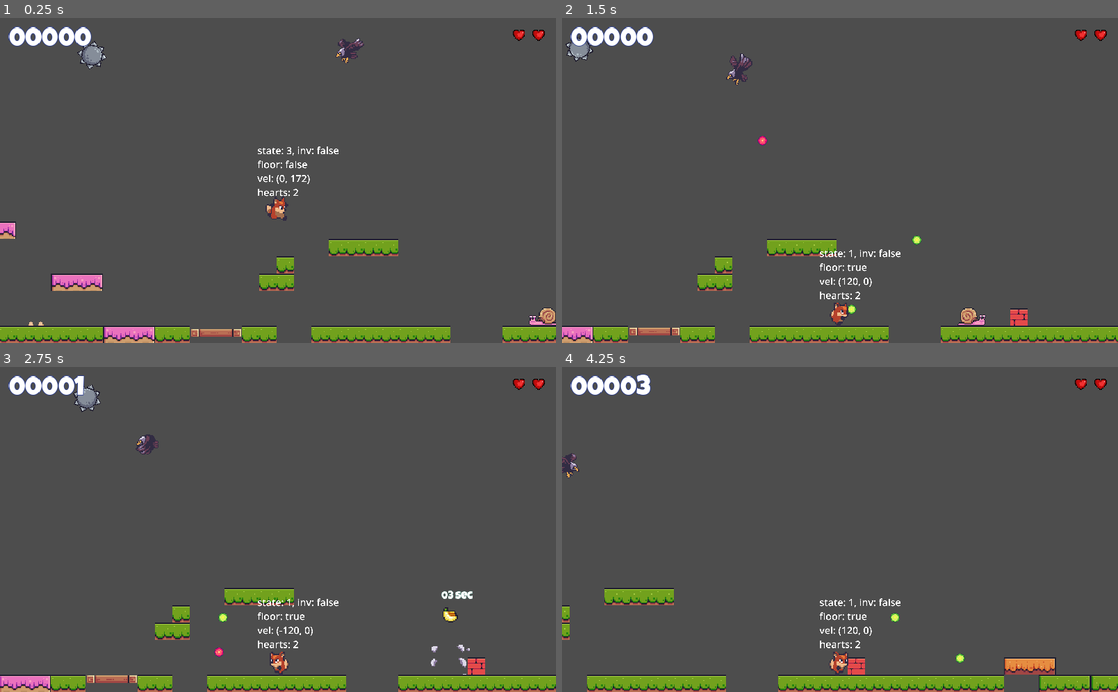
Above: before the commit, frames 1-4 (two rows, left to right).
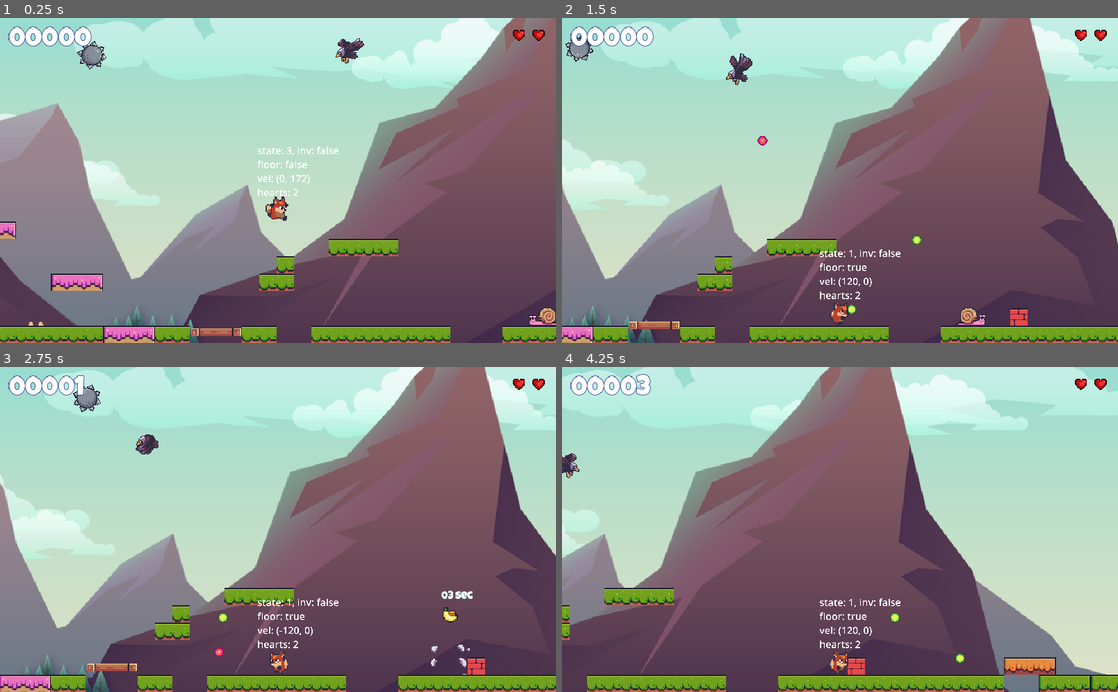
Above: after the commit, the same moments.

Repository: justknick/FoxyAntics
Game: Godot game, scene res://scenes/level_base/level_base.tscn
Two runs of this game, one before a commit and one after it. Both use one fixed random seed, a clock stepped at 60 frames per second and the inputs below.
Inputs:
- Up to frame 1 (0.25 s): no input
- Up to frame 2 (1.5 s): hold D (right) from 0.53 s (still down); tap Ctrl (shoot) at 0.6, 1.35 s; tap Space (jump) at 0.77 s
- Up to frame 3 (2.75 s): tap Space (jump) at 1.52 s; release D (right) at 2.03 s; hold A (left) from 2.03 s (still down); tap Ctrl (shoot) at 2.1 s
- Up to frame 4 (4.25 s): release A (left) at 2.78 s; hold D (right) from 2.78 s (still down); tap Ctrl (shoot) at 2.85, 3.6 s; tap Space (jump) at 3.02, 3.77 s

The runs differ from the first frame. In frame 1, 79% of the frame differs, in the area x 0-100%, y 0-100%; in frame 2, 77%; in frame 3, 78%; in frame 4, 76%.

Commit message:
Section 173.46 - Parallax Background // updated checkpoint scene (plays sound once), updated dir (reorganized dir paths)

Diff:
--- a/scenes/boss/boss.tscn
+++ b/scenes/entities/boss/boss.tscn
@@ -1,6 +1,6 @@
 [gd_scene load_steps=23 format=3 uid="uid://b7axudj1l0t7q"]
 
-[ext_resource type="Script" path="res://scenes/boss/boss.gd" id="1_5w2yp"]
+[ext_resource type="Script" path="res://scenes/entities/boss/boss.gd" id="1_5w2yp"]
 [ext_resource type="Texture2D" uid="uid://dj7yhd2k51jge" path="res://assets/enemies/boss/boss.png" id="1_7nc2m"]
 
 [sub_resource type="Animation" id="Animation_wripw"]
--- a/scenes/enemy/eagle.tscn
+++ b/scenes/entities/enemy/eagle.tscn
@@ -1,9 +1,9 @@
 [gd_scene load_steps=12 format=3 uid="uid://bjqv10wid6law"]
 
-[ext_resource type="PackedScene" uid="uid://cqtvgqts82kcg" path="res://scenes/enemy/enemy_base.tscn" id="1_2qkqk"]
+[ext_resource type="PackedScene" uid="uid://cqtvgqts82kcg" path="res://scenes/entities/enemy/enemy_base.tscn" id="1_2qkqk"]
 [ext_resource type="Texture2D" uid="uid://y3v8mdqhc4xb" path="res://assets/enemies/eagle/eagle-attack.png" id="2_67r14"]
-[ext_resource type="Script" path="res://scenes/enemy/eagle.gd" id="2_771d2"]
-[ext_resource type="PackedScene" uid="uid://dt2s0rttigswf" path="res://scenes/shooter/shooter.tscn" id="3_jq6ib"]
+[ext_resource type="Script" path="res://scenes/entities/enemy/eagle.gd" id="2_771d2"]
+[ext_resource type="PackedScene" uid="uid://dt2s0rttigswf" path="res://scenes/game_objects/shooter/shooter.tscn" id="3_jq6ib"]
 
 [sub_resource type="AtlasTexture" id="AtlasTexture_df10g"]
 atlas = ExtResource("2_67r14")
--- a/scenes/enemy/enemy_base.tscn
+++ b/scenes/entities/enemy/enemy_base.tscn
@@ -1,6 +1,6 @@
 [gd_scene load_steps=2 format=3 uid="uid://cqtvgqts82kcg"]
 
-[ext_resource type="Script" path="res://scenes/enemy/enemy_base.gd" id="1_8kc2p"]
+[ext_resource type="Script" path="res://scenes/entities/enemy/enemy_base.gd" id="1_8kc2p"]
 
 [node name="EnemyBase" type="CharacterBody2D" groups=["Moveables"]]
 collision_layer = 0
--- a/scenes/enemy/frog.tscn
+++ b/scenes/entities/enemy/frog.tscn
@@ -1,8 +1,8 @@
 [gd_scene load_steps=16 format=3 uid="uid://bq7hbknqj62qe"]
 
-[ext_resource type="PackedScene" uid="uid://cqtvgqts82kcg" path="res://scenes/enemy/enemy_base.tscn" id="1_ffakn"]
+[ext_resource type="PackedScene" uid="uid://cqtvgqts82kcg" path="res://scenes/entities/enemy/enemy_base.tscn" id="1_ffakn"]
 [ext_resource type="Texture2D" uid="uid://bf5spno8xkmgq" path="res://assets/enemies/frog/frog_sheet.png" id="2_ciiat"]
-[ext_resource type="Script" path="res://scenes/enemy/frog.gd" id="2_ydpv0"]
+[ext_resource type="Script" path="res://scenes/entities/enemy/frog.gd" id="2_ydpv0"]
 
 [sub_resource type="AtlasTexture" id="AtlasTexture_sbfxv"]
 atlas = ExtResource("2_ciiat")
--- a/scenes/enemy/snail.tscn
+++ b/scenes/entities/enemy/snail.tscn
@@ -1,7 +1,7 @@
 [gd_scene load_steps=6 format=3 uid="uid://d321l0hyqowwj"]
 
-[ext_resource type="PackedScene" uid="uid://cqtvgqts82kcg" path="res://scenes/enemy/enemy_base.tscn" id="1_bfn8m"]
-[ext_resource type="Script" path="res://scenes/enemy/snail.gd" id="2_chtkt"]
+[ext_resource type="PackedScene" uid="uid://cqtvgqts82kcg" path="res://scenes/entities/enemy/enemy_base.tscn" id="1_bfn8m"]
+[ext_resource type="Script" path="res://scenes/entities/enemy/snail.gd" id="2_chtkt"]
 [ext_resource type="SpriteFrames" uid="uid://coe3ar1cp50sj" path="res://resources/snail_sprite_frames.tres" id="3_6nylp"]
 
 [sub_resource type="CapsuleShape2D" id="CapsuleShape2D_t88oy"]
--- a/scenes/player/player.tscn
+++ b/scenes/entities/player/player.tscn
@@ -1,9 +1,9 @@
 [gd_scene load_steps=17 format=3 uid="uid://dk3qi27cdnhmw"]
 
-[ext_resource type="Script" path="res://scenes/player/player.gd" id="1_3k4xj"]
+[ext_resource type="Script" path="res://scenes/entities/player/player.gd" id="1_3k4xj"]
 [ext_resource type="Texture2D" uid="uid://csdgtexoviypb" path="res://assets/player/player.png" id="1_cajbo"]
-[ext_resource type="PackedScene" uid="uid://dureiicc7e3p0" path="res://scenes/player_camera/player_camera.tscn" id="3_06e1q"]
-[ext_resource type="PackedScene" uid="uid://dt2s0rttigswf" path="res://scenes/shooter/shooter.tscn" id="3_66x87"]
+[ext_resource type="PackedScene" uid="uid://dureiicc7e3p0" path="res://scenes/entities/player_camera/player_camera.tscn" id="3_06e1q"]
+[ext_resource type="PackedScene" uid="uid://dt2s0rttigswf" path="res://scenes/game_objects/shooter/shooter.tscn" id="3_66x87"]
 
 [sub_resource type="Animation" id="Animation_rq12a"]
 length = 0.001
--- a/scenes/player_camera/player_camera.tscn
+++ b/scenes/entities/player_camera/player_camera.tscn
@@ -1,6 +1,6 @@
 [gd_scene load_steps=2 format=3 uid="uid://dureiicc7e3p0"]
 
-[ext_resource type="Script" path="res://scenes/player_camera/player_camera.gd" id="1_to7hj"]
+[ext_resource type="Script" path="res://scenes/entities/player_camera/player_camera.gd" id="1_to7hj"]
 
 [node name="PlayerCamera" type="Camera2D"]
 zoom = Vector2(2, 2)
--- a/scenes/game_objects/checkpoint/checkpoint.gd
+++ b/scenes/game_objects/checkpoint/checkpoint.gd
@@ -5,6 +5,9 @@
 @onready var animation_tree: AnimationTree = $AnimationTree
 @onready var sprite_2d: Sprite2D = $Sprite2D
 @onready var checkpoint_sound: AudioStreamPlayer2D = $CheckpointSound
+@onready var collision_shape_2d: CollisionShape2D = $CollisionShape2D
+
+var _touched: bool = false
 
 
 func _ready() -> void:
@@ -19,5 +22,7 @@
 
 
 func _on_area_entered(area: Area2D) -> void:
-	SoundManager.play_clip(checkpoint_sound, "win")
-	print("level completed!")
+	if _touched == false:
+		SoundManager.play_clip(checkpoint_sound, "win")
+		print("level completed!")
+		_touched = true
--- a/scenes/environment/moving_platform.tscn
+++ b/scenes/game_objects/moving_platform/moving_platform.tscn
@@ -1,13 +1,14 @@
 [gd_scene load_steps=4 format=3 uid="uid://c3qe281o7dqxq"]
 
 [ext_resource type="Texture2D" uid="uid://brqcnnw7lwj4p" path="res://assets/tiles/Terrain (16x16).png" id="1_d52pe"]
-[ext_resource type="Script" path="res://scenes/environment/moving_platform.gd" id="1_mmtvt"]
+[ext_resource type="Script" path="res://scenes/game_objects/moving_platform/moving_platform.gd" id="1_mmtvt"]
 
 [sub_resource type="RectangleShape2D" id="RectangleShape2D_sgyk3"]
 size = Vector2(46, 6)
 
 [node name="MovingPlatform" type="AnimatableBody2D"]
 script = ExtResource("1_mmtvt")
+speed = 250.0
 
 [node name="Sprite2D" type="Sprite2D" parent="."]
 texture = ExtResource("1_d52pe")
--- /dev/null
+++ b/scenes/game_objects/parallax_background/parallax_background.gd
@@ -0,0 +1,92 @@
+extends ParallaxBackground
+# scale sky to 1 (follows camera)
+# take 1 and divide by number of layers
+
+const BG_FILES: Dictionary = {
+	# preload list of files is in specific order, for each level
+	1: [
+		preload("res://assets/backgrounds/game_background_1/layers/sky.png"),
+		preload("res://assets/backgrounds/game_background_1/layers/clouds_1.png"),
+		preload("res://assets/backgrounds/game_background_1/layers/clouds_2.png"),
+		preload("res://assets/backgrounds/game_background_1/layers/clouds_3.png"),
+		preload("res://assets/backgrounds/game_background_1/layers/clouds_4.png"),
+		preload("res://assets/backgrounds/game_background_1/layers/rocks_1.png"),
+		preload("res://assets/backgrounds/game_background_1/layers/rocks_2.png")
+	],
+	2: [
+		preload("res://assets/backgrounds/game_background_2/layers/sky.png"),
+		preload("res://assets/backgrounds/game_background_2/layers/birds.png"),
+		preload("res://assets/backgrounds/game_background_2/layers/clouds_1.png"),
+		preload("res://assets/backgrounds/game_background_2/layers/clouds_2.png"),
+		preload("res://assets/backgrounds/game_background_2/layers/clouds_3.png"),
+		preload("res://assets/backgrounds/game_background_2/layers/pines.png"),
+		preload("res://assets/backgrounds/game_background_2/layers/rocks_1.png"),
+		preload("res://assets/backgrounds/game_background_2/layers/rocks_2.png"),
+		preload("res://assets/backgrounds/game_background_2/layers/rocks_3.png")
+	],
+	3: [
+		preload("res://assets/backgrounds/game_background_3/layers/sky.png"),
+		preload("res://assets/backgrounds/game_background_3/layers/clouds_1.png"),
+		preload("res://assets/backgrounds/game_background_3/layers/clouds_2.png"),
+		preload("res://assets/backgrounds/game_background_3/layers/ground_1.png"),
+		preload("res://assets/backgrounds/game_background_3/layers/ground_2.png"),
+		preload("res://assets/backgrounds/game_background_3/layers/ground_3.png"),
+		preload("res://assets/backgrounds/game_background_3/layers/plant.png"),
+		preload("res://assets/backgrounds/game_background_3/layers/rocks.png")
+	],
+	4: [
+		preload("res://assets/backgrounds/game_background_4/layers/sky.png"),
+		preload("res://assets/backgrounds/game_background_4/layers/clouds_1.png"),
+		preload("res://assets/backgrounds/game_background_4/layers/clouds_2.png"),
+		preload("res://assets/backgrounds/game_background_4/layers/ground.png"),
+		preload("res://assets/backgrounds/game_background_4/layers/rocks.png")
+	]
+}
+
+@export_range(1, 4) var level_number: int
+
+var mirror_x: float = 1440.0
+var sprite_scale: Vector2 = Vector2(0.75, 0.75)
+
+
+func _ready():
+	add_backgrounds()
+
+
+func get_increment() -> float:
+	return 1.0 / BG_FILES[level_number].size()
+
+
+func get_sprite(t: Texture2D) -> Sprite2D:
+	var sprite = Sprite2D.new()
+	sprite.texture = t
+	sprite.scale = sprite_scale
+	sprite.offset = Vector2(0, 200)
+	return sprite
+
+
+func add_layer(t: Texture2D, time_offset: float) -> void:
+	var sprite = get_sprite(t)
+
+	var par_la = ParallaxLayer.new()
+	par_la.motion_mirroring = Vector2(mirror_x, 0)
+	par_la.motion_scale = Vector2(time_offset, 0)
+	par_la.add_child(sprite)
+
+	add_child(par_la)
+
+
+func add_backgrounds() -> void:
+	var increment = get_increment()
+	var time_offset = increment
+	var files_list = BG_FILES[level_number]
+
+	for index in range(files_list.size()):
+		var bg_file = files_list[index]
+		if index == 0:
+			# reason for using 1 is...
+			# this is the sky layer
+			add_layer(bg_file, 1)
+		else:
+			add_layer(bg_file, time_offset)
+			time_offset += increment
--- /dev/null
+++ b/scenes/game_objects/parallax_background/parallax_background.tscn
@@ -0,0 +1,7 @@
+[gd_scene load_steps=2 format=3 uid="uid://c7x0aw50ica4p"]
+
+[ext_resource type="Script" path="res://scenes/game_objects/parallax_background/parallax_background.gd" id="1_qd66a"]
+
+[node name="ParallaxBackground" type="ParallaxBackground"]
+script = ExtResource("1_qd66a")
+level_number = 1
--- a/scenes/shooter/shooter.tscn
+++ b/scenes/game_objects/shooter/shooter.tscn
@@ -1,6 +1,6 @@
 [gd_scene load_steps=2 format=3 uid="uid://dt2s0rttigswf"]
 
-[ext_resource type="Script" path="res://scenes/shooter/shooter.gd" id="1_161yl"]
+[ext_resource type="Script" path="res://scenes/game_objects/shooter/shooter.gd" id="1_161yl"]
 
 [node name="Shooter" type="Node2D"]
 script = ExtResource("1_161yl")
--- a/scenes/level_base/level_base.tscn
+++ b/scenes/level_base/level_base.tscn
@@ -1,17 +1,18 @@
-[gd_scene load_steps=15 format=4 uid="uid://hwq03drttkcj"]
+[gd_scene load_steps=16 format=4 uid="uid://hwq03drttkcj"]
 
 [ext_resource type="Script" path="res://scenes/level_base/level_base.gd" id="1_xxsck"]
 [ext_resource type="TileSet" uid="uid://7pj6fw0we01w" path="res://resources/terrain_tile_set.tres" id="2_cygcq"]
-[ext_resource type="PackedScene" uid="uid://dk3qi27cdnhmw" path="res://scenes/player/player.tscn" id="2_hxsqf"]
-[ext_resource type="PackedScene" uid="uid://d321l0hyqowwj" path="res://scenes/enemy/snail.tscn" id="5_2v8bx"]
+[ext_resource type="PackedScene" uid="uid://dk3qi27cdnhmw" path="res://scenes/entities/player/player.tscn" id="2_hxsqf"]
+[ext_resource type="PackedScene" uid="uid://c7x0aw50ica4p" path="res://scenes/game_objects/parallax_background/parallax_background.tscn" id="3_rkfn5"]
+[ext_resource type="PackedScene" uid="uid://d321l0hyqowwj" path="res://scenes/entities/enemy/snail.tscn" id="5_2v8bx"]
 [ext_resource type="PackedScene" uid="uid://1c3vx01t3m8q" path="res://scenes/game_objects/object_maker/object_maker.tscn" id="6_woe1m"]
-[ext_resource type="PackedScene" uid="uid://bq7hbknqj62qe" path="res://scenes/enemy/frog.tscn" id="6_y6rx7"]
-[ext_resource type="PackedScene" uid="uid://bjqv10wid6law" path="res://scenes/enemy/eagle.tscn" id="7_8j2p3"]
+[ext_resource type="PackedScene" uid="uid://bq7hbknqj62qe" path="res://scenes/entities/enemy/frog.tscn" id="6_y6rx7"]
+[ext_resource type="PackedScene" uid="uid://bjqv10wid6law" path="res://scenes/entities/enemy/eagle.tscn" id="7_8j2p3"]
 [ext_resource type="PackedScene" uid="uid://b1k3cetxi4gjn" path="res://scenes/game_objects/ball_spike/ball_spike.tscn" id="8_ix11y"]
-[ext_resource type="PackedScene" uid="uid://b7axudj1l0t7q" path="res://scenes/boss/boss.tscn" id="8_ixolg"]
+[ext_resource type="PackedScene" uid="uid://b7axudj1l0t7q" path="res://scenes/entities/boss/boss.tscn" id="8_ixolg"]
 [ext_resource type="PackedScene" uid="uid://dqx6pehhiitx" path="res://scenes/game_objects/floor_spike/floor_spike.tscn" id="9_e7fne"]
 [ext_resource type="PackedScene" uid="uid://xx5jadg8lcui" path="res://scenes/ui/hud.tscn" id="10_medti"]
-[ext_resource type="PackedScene" uid="uid://c3qe281o7dqxq" path="res://scenes/environment/moving_platform.tscn" id="11_dg6o5"]
+[ext_resource type="PackedScene" uid="uid://c3qe281o7dqxq" path="res://scenes/game_objects/moving_platform/moving_platform.tscn" id="11_dg6o5"]
 [ext_resource type="PackedScene" uid="uid://cwesbbt2to488" path="res://scenes/game_objects/checkpoint/checkpoint.tscn" id="13_q1gwr"]
 
 [sub_resource type="Curve2D" id="Curve2D_vdb3g"]
@@ -24,6 +25,8 @@
 script = ExtResource("1_xxsck")
 
 [node name="ObjectMaker" parent="." instance=ExtResource("6_woe1m")]
+
+[node name="ParallaxBackground" parent="." instance=ExtResource("3_rkfn5")]
 
 [node name="TileMapLayers" type="Node2D" parent="."]
 
Renamed: scenes/boss/boss.gd -> scenes/entities/boss/boss.gd
Renamed: scenes/enemy/eagle.gd -> scenes/entities/enemy/eagle.gd
Renamed: scenes/enemy/enemy_base.gd -> scenes/entities/enemy/enemy_base.gd
Renamed: scenes/enemy/frog.gd -> scenes/entities/enemy/frog.gd
Renamed: scenes/enemy/snail.gd -> scenes/entities/enemy/snail.gd
Renamed: scenes/player/player.gd -> scenes/entities/player/player.gd
Renamed: scenes/player_camera/player_camera.gd -> scenes/entities/player_camera/player_camera.gd
Renamed: scenes/environment/moving_platform.gd -> scenes/game_objects/moving_platform/moving_platform.gd
Renamed: scenes/shooter/shooter.gd -> scenes/game_objects/shooter/shooter.gd
